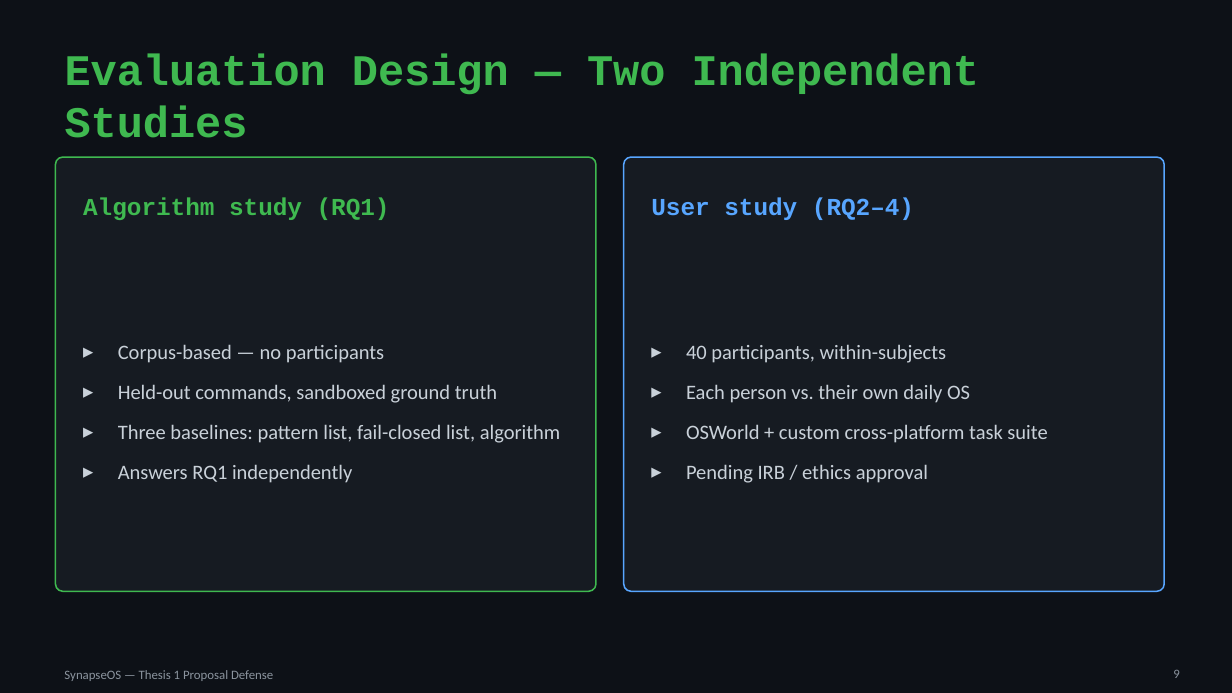
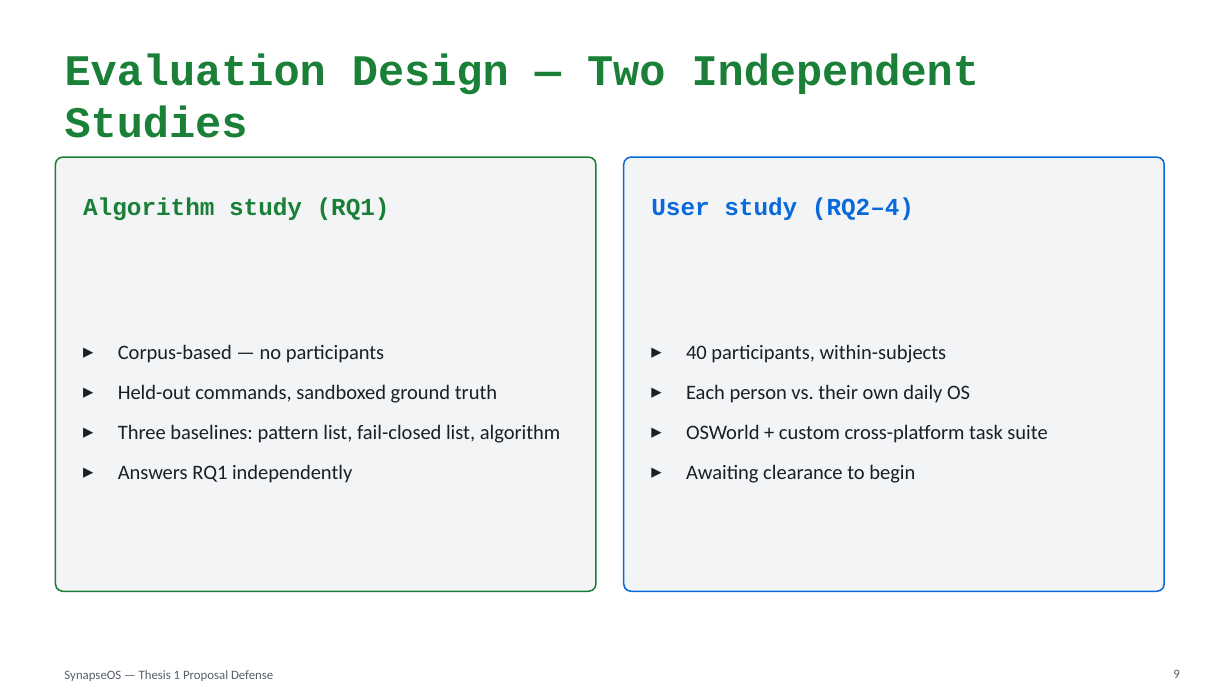
Before and after one commit to willardcsoriano/thesis, a slide deck: slide 9 of thesis 1/defense/SynapseOS_Proposal_Defense.pptx. Drawn at 1232x693 pixels with LibreOffice and Linux fonts; fonts in the diff are those of the drawing. Boxes give left, top, right and bottom in pixels: in the first picture for what was removed or moved away, otherwise in the second. Text is boxed around its words. In the diff, an @@ line names an element or a change of style, - is before the commit and + after.

```diff
--- a/thesis 1/defense/SynapseOS_Proposal_Defense.pptx
+++ b/thesis 1/defense/SynapseOS_Proposal_Defense.pptx
@@ background #0D1117 to #FFFFFF @@
@@ title "Evaluation Design — Two Independent ..." at box(65, 53, 979, 138): text colour #3FB950 to #1A7F37 @@
@@ rounded rectangle at box(55, 157, 596, 592): fill #161B22 to #F3F4F6; outline #3FB950 1.2 pt to #1A7F37 1.2 pt @@
@@ rounded rectangle at box(624, 157, 1165, 592): fill #161B22 to #F3F4F6; outline #58A6FF 1.2 pt to #0969DA 1.2 pt @@
@@ text "Algorithm study (RQ1)" at box(83, 197, 390, 220): text colour #3FB950 to #1A7F37 @@
@@ text "User study (RQ2–4)" at box(651, 197, 914, 220): text colour #58A6FF to #0969DA @@
@@ text "Corpus-based — no participants" at box(118, 344, 561, 483): text colour #C9D1D9 to #1A1F26 @@
@@ text at box(686, 344, 1047, 443): text colour #C9D1D9 to #1A1F26 in "40 participants, within-subjects", "Each person vs. their own daily OS", "OSWorld + custom cross-platform task suite" @@
@@ text at box(686, 464, 915, 483): text changed; text colour #C9D1D9 to #1A1F26 @@
-▸ Pending IRB / ethics approval
+▸ Awaiting clearance to begin
@@ text "SynapseOS — Thesis 1 Proposal ..." at box(64, 670, 273, 681): text colour #8B949E to #57606A @@
@@ page number at box(1173, 669, 1179, 678): text colour #8B949E to #57606A @@
```
Also in this commit, not shown: 14 other slides changed, 1 slide added, 1 slide removed, 4 other files.
